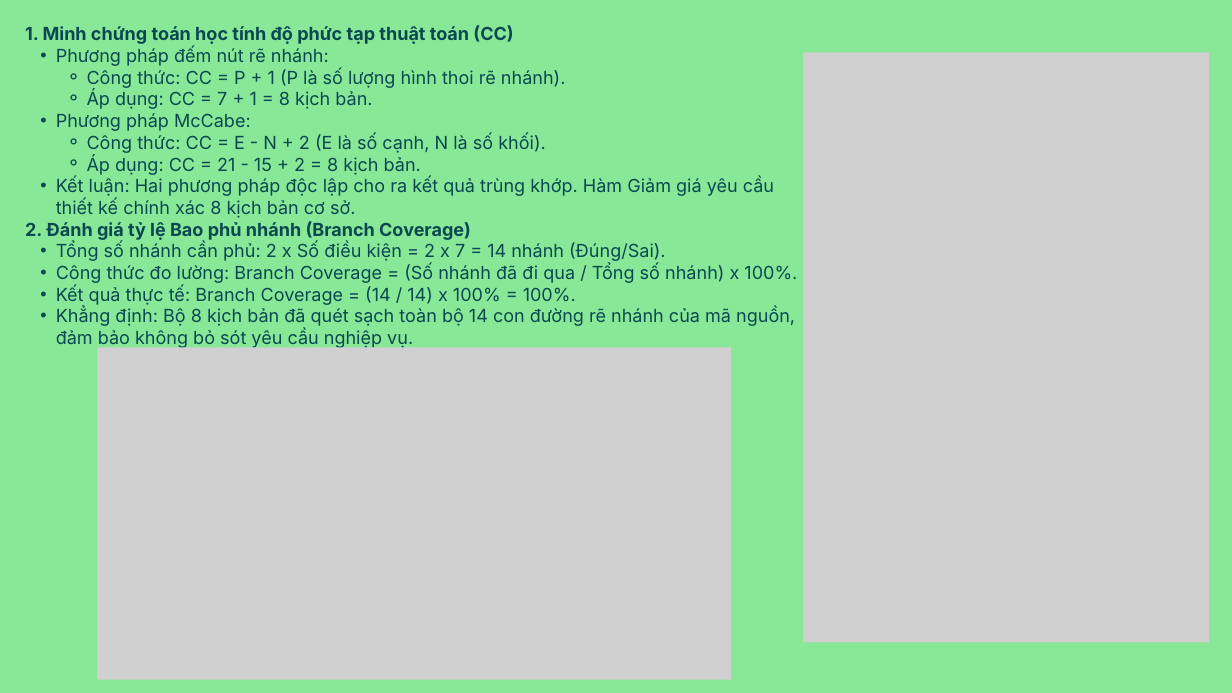
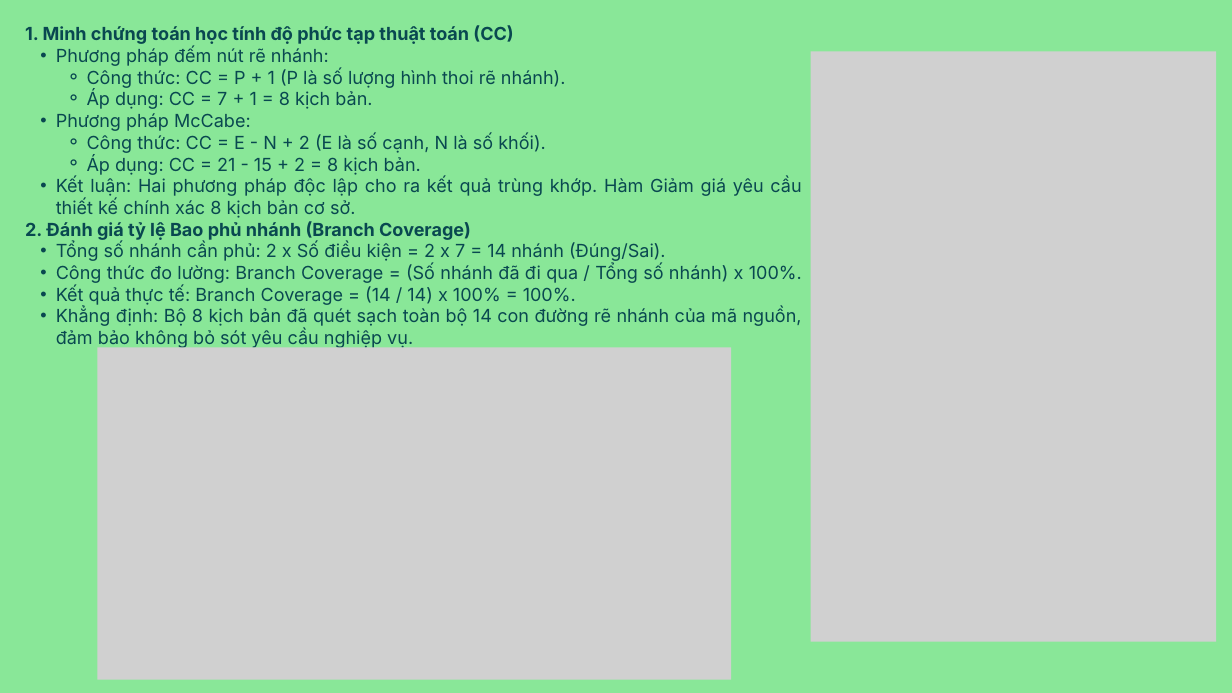
Before and after one commit to kietvo5924/1150080143_VoAnhKiet_CNPM2_Testing, a slide deck: slide 4 of 40_CNPM2_VoAnhKiet.pptx. Drawn at 1232x693 pixels with LibreOffice and Linux fonts; fonts in the diff are those of the drawing; grey boxes stand for pictures. Boxes give left, top, right and bottom in pixels: in the first picture for what was removed or moved away, otherwise in the second. Text is boxed around its words. In the diff, an @@ line names an element or a change of style, - is before the commit and + after.

```diff
--- a/40_CNPM2_VoAnhKiet.pptx
+++ b/40_CNPM2_VoAnhKiet.pptx
@@ text "1. Minh chứng toán học ..." at bbox=[25, 25, 802, 349]: alignment left to justified @@
@@ picture: place and size @@
-picture at bbox=[803, 52, 1209, 642]
+picture at bbox=[811, 52, 1216, 642]
```
Also in this commit, not shown: 2 other slides changed.
